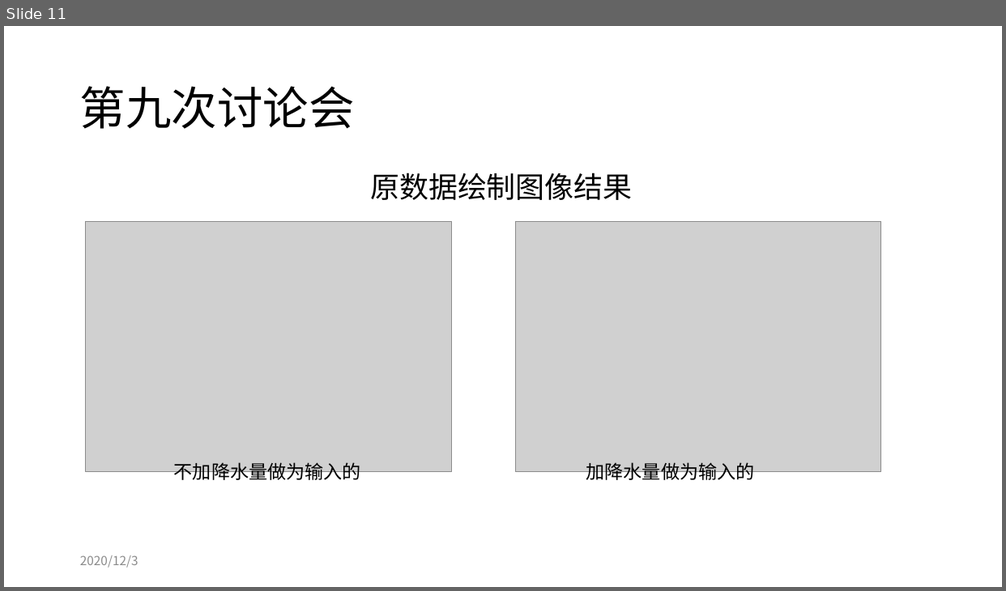
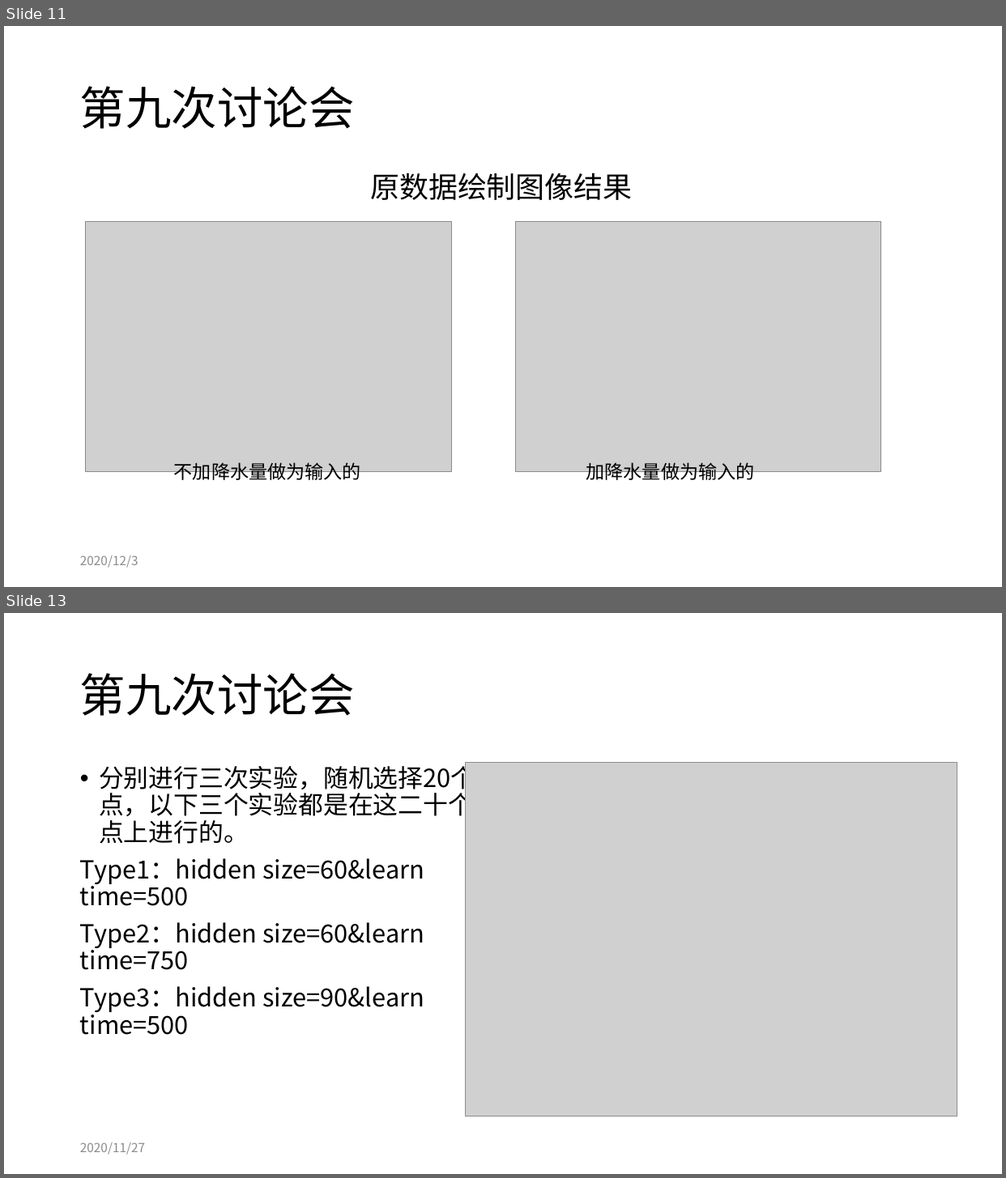
Before and after one commit to tureful/tureful.github.io, a slide deck: workshop_summary.pptx. Shown one above the other, each under a label of ours: slide 11 before the commit, slides 11 and 13 after it; the slides between them are not shown. The pictures are 1006x591 and 1006x1178 pixels, drawn with LibreOffice and Linux fonts; fonts in the diff are those of the drawing; grey boxes stand for pictures. Boxes give left, top, right and bottom in pixels: in the first picture for what was removed or moved away, otherwise in the second. Text is boxed around its words. In the diff, an @@ line names an element or a change of style, - is before the commit and + after.

```diff
--- a/workshop_summary.pptx
+++ b/workshop_summary.pptx
@@ slide 13 added at <box>4,613,1002,1174</box>, background #FFFFFF @@
@@ title added at <box>80,673,355,716</box>, 44 pt, text #000000 @@
+第九次讨论会
@@ text added at <box>80,762,475,1035</box>, 24 pt, text #000000 @@
+• 分别进行三次实验，随机选择20个点，以下三个实验都是在这二十个点上进行的。
+Type1：hidden size=60&learn time=500
+Type2：hidden size=60&learn time=750
+Type3：hidden size=90&learn time=500
@@ picture added at <box>465,763,957,1117</box> @@
@@ text added at <box>80,1143,145,1155</box>, 12 pt, text #8C8C8C @@
+2020/11/27
```
Also in this commit, not shown: 1 slide changed, 2 other slides added, 1 other file.
